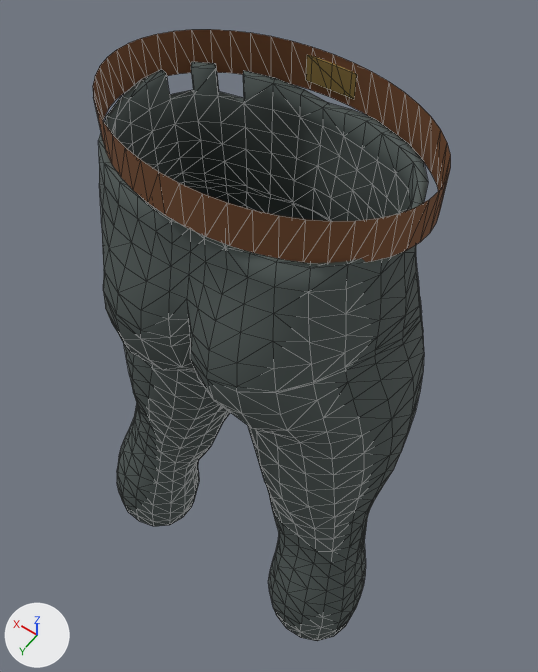
The glTF model game/assets/items/clothing/workwear_trousers_male.glb as it was, and as the next commit left it.
Rendered twice from a camera (50 mm lens) standing at (-0.346, 0.468, 1.522) and looking at (0.013, -0.035, 0.731). Arrows for +X, +Y and +Z are at lower left; the lights stay in place. The first picture is the older version. Mesh edges are drawn as thin lines. Vertices at exactly the same position are counted once.

Names of what the first picture shows: 'HumanWorkBelt', 'HumanWorkBeltBuckle', 'HumanWorkTrousers'.
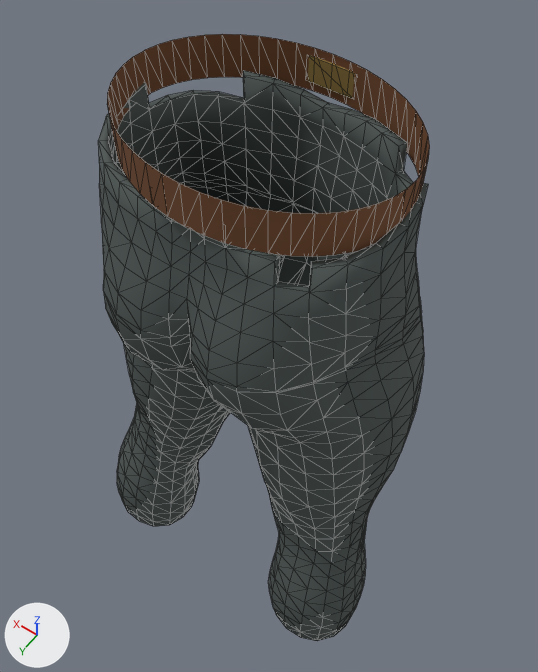
Commit message: Use raw Blender male base for player

Where the change shows, as pixel boxes (x1, y1, x2, y2) in the pictures (538 x 672 px; the box of a moved part takes in the faces that stretch with it):
'HumanWorkTrousers', reshaped
    before: (99, 62, 428, 641)
    after: (99, 70, 428, 641)
'HumanWorkBelt', rescaled (10% narrower)
    before: (93, 29, 451, 263)
    after: (107, 34, 430, 257)
part 2 of me_humanworktrousersmesh, moved or reshaped
    both: (383, 130, 428, 249)
part 3 of me_humanworktrousersmesh, moved or reshaped
    both: (248, 254, 348, 318)
part 4 of me_humanworktrousersmesh, moved or reshaped
    before: (122, 62, 244, 123)
    after: (129, 83, 244, 123)

Diff of the bpy script that builds the scene:
```diff
--- a/game/assets/items/clothing/workwear_trousers_male.glb.py
+++ b/game/assets/items/clothing/workwear_trousers_male.glb.py
@@ me_humanworkbeltmesh @@
 # used by ob_humanworkbelt; location = (0.0, 0.0, 0.0)
-me_humanworkbeltmesh.from_pydata(...)  # 96 vertices, 96 faces; spans x -0.183..0.183, y -0.128..0.113, z 1.055..1.105
+me_humanworkbeltmesh.from_pydata(...)  # 96 vertices, 96 faces; spans x -0.161..0.161, y -0.128..0.113, z 1.055..1.105
+# me_humanworkbeltmesh part 1: the whole mesh is scaled about its middle by (0.879, 1, 1)
 me_humanworkbeltmesh.materials.append(mat_human_male_leather_001)
@@ me_humanworktrousersmesh @@
 # used by ob_humanworktrousers; location = (0.0, 0.0, 0.0)
-me_humanworktrousersmesh.from_pydata(...)  # 1904 vertices, 3812 faces; spans x -0.233..0.233, y -0.127..0.156, z 0.289..1.076
+me_humanworktrousersmesh.from_pydata(...)  # 1896 vertices, 3796 faces; spans x -0.233..0.233, y -0.127..0.156, z 0.289..1.076
+# me_humanworktrousersmesh part 2
+# 7 vertices are removed from x -0.157..-0.115, y -0.082..-0.04, z 1.042..1.076
+# 25 faces are deleted
+# 5 vertices are added at (-0.115, -0.083, 1.075), (-0.158, -0.043, 1.074), (-0.139, -0.068, 1.042), (-0.157, -0.044, 1.042), (-0.149, -0.04, 1.074)
+# 21 new faces join them
+# me_humanworktrousersmesh part 3
+# 3 vertices are removed from x -0.122..-0.091, y 0.091..0.101, z 1.029..1.056
+# 17 faces are deleted
+# 3 vertices are added at (-0.121, 0.09, 1.055), (-0.09, 0.101, 1.053), (-0.123, 0.095, 1.029)
+# 17 new faces join them
+# me_humanworktrousersmesh part 4
+# 12 vertices are removed from x 0.111..0.167, y -0.084..-0.018, z 1.041..1.076
+# 37 faces are deleted
+# 6 vertices are added at (0.116, -0.084, 1.04), (0.14, -0.068, 1.042), (0.156, -0.045, 1.042), (0.166, -0.017, 1.041), (0.167, -0.018, 1.071), (0.111, -0.076, 1.041)
+# 25 new faces join them
 me_humanworktrousersmesh.materials.append(mat_human_male_trousers)
```
